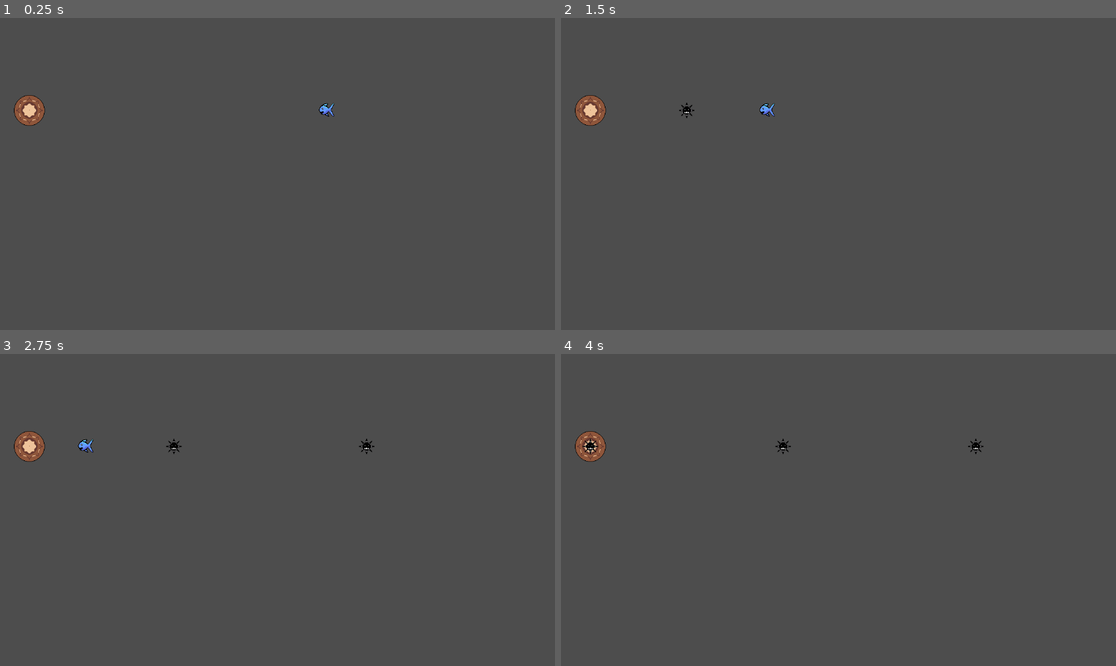
Above: before the commit, frames 1-4 (two rows, left to right).
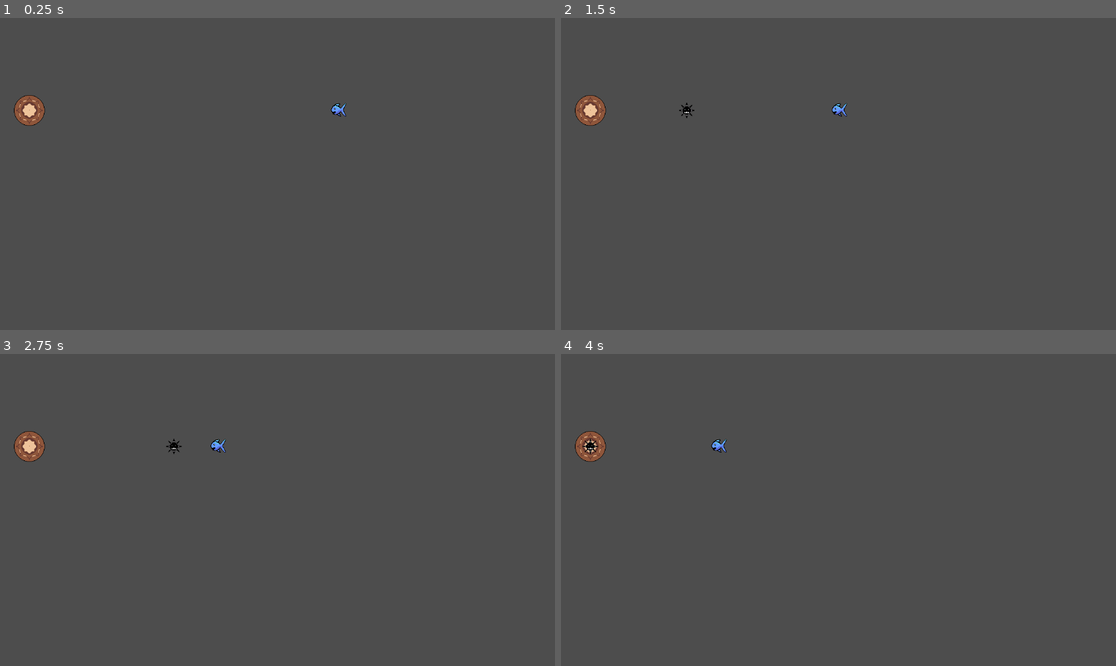
Above: after the commit, the same moments.

Repository: macmist/godot-game
Game: Godot game, scene res://Assets/Scenes/main.tscn
Two runs of this game, one before a commit and one after it. Both use one fixed random seed, a clock stepped at 60 frames per second and the inputs below.
Inputs:
- Up to frame 1 (0.25 s): no input
- Up to frame 2 (1.5 s): no input
- Up to frame 3 (2.75 s): no input
- Up to frame 4 (4 s): no input

The runs differ from the first frame. In frame 1, 0.1% of the frame differs, in the area x 57-63%, y 27-32%; in frame 2, 0.2%; in frame 3, 0.2%, in the area x 14-68%, y 27-33%; in frame 4, 0.2%.

Commit message:
feat: fish can get killed

Diff:
--- a/Assets/Scenes/fish.tscn
+++ b/Assets/Scenes/fish.tscn
@@ -1,8 +1,18 @@
-[gd_scene load_steps=3 format=3 uid="uid://co3ynvlxmm6tb"]
+[gd_scene load_steps=4 format=3 uid="uid://co3ynvlxmm6tb"]
 
 [ext_resource type="Script" path="res://Assets/Scripts/fish.gd" id="1_5w6hj"]
 [ext_resource type="Texture2D" uid="uid://cmj7o563gh32i" path="res://Assets/Images/Fish.png" id="1_b14xr"]
 
-[node name="Fish" type="Sprite2D"]
+[sub_resource type="CapsuleShape2D" id="CapsuleShape2D_iyk58"]
+height = 24.0
+
+[node name="Fish" type="CharacterBody2D"]
+script = ExtResource("1_5w6hj")
+
+[node name="Fish" type="Sprite2D" parent="."]
 texture = ExtResource("1_b14xr")
-script = ExtResource("1_5w6hj")
+
+[node name="CollisionShape2D" type="CollisionShape2D" parent="."]
+position = Vector2(-4, 0)
+rotation = 1.5708
+shape = SubResource("CapsuleShape2D_iyk58")
--- a/Assets/Scenes/projectile.tscn
+++ b/Assets/Scenes/projectile.tscn
@@ -1,8 +1,18 @@
-[gd_scene load_steps=3 format=3 uid="uid://cdqdcpatfh2df"]
+[gd_scene load_steps=4 format=3 uid="uid://cdqdcpatfh2df"]
 
 [ext_resource type="Texture2D" uid="uid://b3eet6wc0qpwr" path="res://Assets/Images/Mine.png" id="1_p7xhx"]
 [ext_resource type="Script" path="res://Assets/Scripts/projectile.gd" id="2_bno0r"]
 
+[sub_resource type="CircleShape2D" id="CircleShape2D_nes5s"]
+radius = 12.0416
+
 [node name="Projectile" type="Sprite2D"]
 texture = ExtResource("1_p7xhx")
 script = ExtResource("2_bno0r")
+
+[node name="Area2D" type="Area2D" parent="."]
+
+[node name="CollisionShape2D" type="CollisionShape2D" parent="Area2D"]
+shape = SubResource("CircleShape2D_nes5s")
+
+[connection signal="body_entered" from="Area2D" to="." method="_on_area_2d_body_entered"]
--- a/Assets/Scripts/fish.gd
+++ b/Assets/Scripts/fish.gd
@@ -1,6 +1,14 @@
-extends Sprite2D
+extends CharacterBody2D
 
-@export var speed: float = -200;
+@export var speed: float = -100;
+@export var health: float = 100;
 
-func _physics_process(delta: float) -> void:
-	global_position += Vector2(speed * delta, 0);
+func _physics_process(_delta: float) -> void:
+	velocity = Vector2(speed, 0)
+	move_and_slide()
+
+
+func take_damage(damage: float):
+	health -= damage;
+	if health <= 0:
+		queue_free()
--- a/Assets/Scripts/projectile.gd
+++ b/Assets/Scripts/projectile.gd
@@ -1,6 +1,15 @@
 extends Sprite2D
 
 @export var speed: float = 400;
+@export var damage: float = 25
 
 func _physics_process(delta: float) -> void:
 	global_position += Vector2(speed * delta, 0);
+
+
+func _on_area_2d_body_entered(body: Node2D) -> void:
+	if body.has_method("take_damage"):
+		print("I can damage this")
+		body.take_damage(damage)
+		queue_free()
+	pass # Replace with function body.
